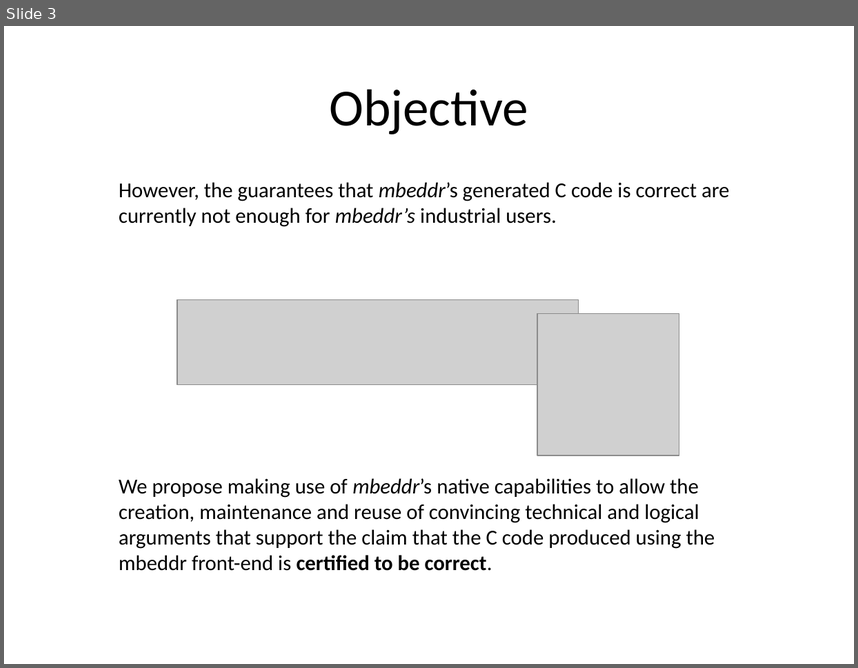
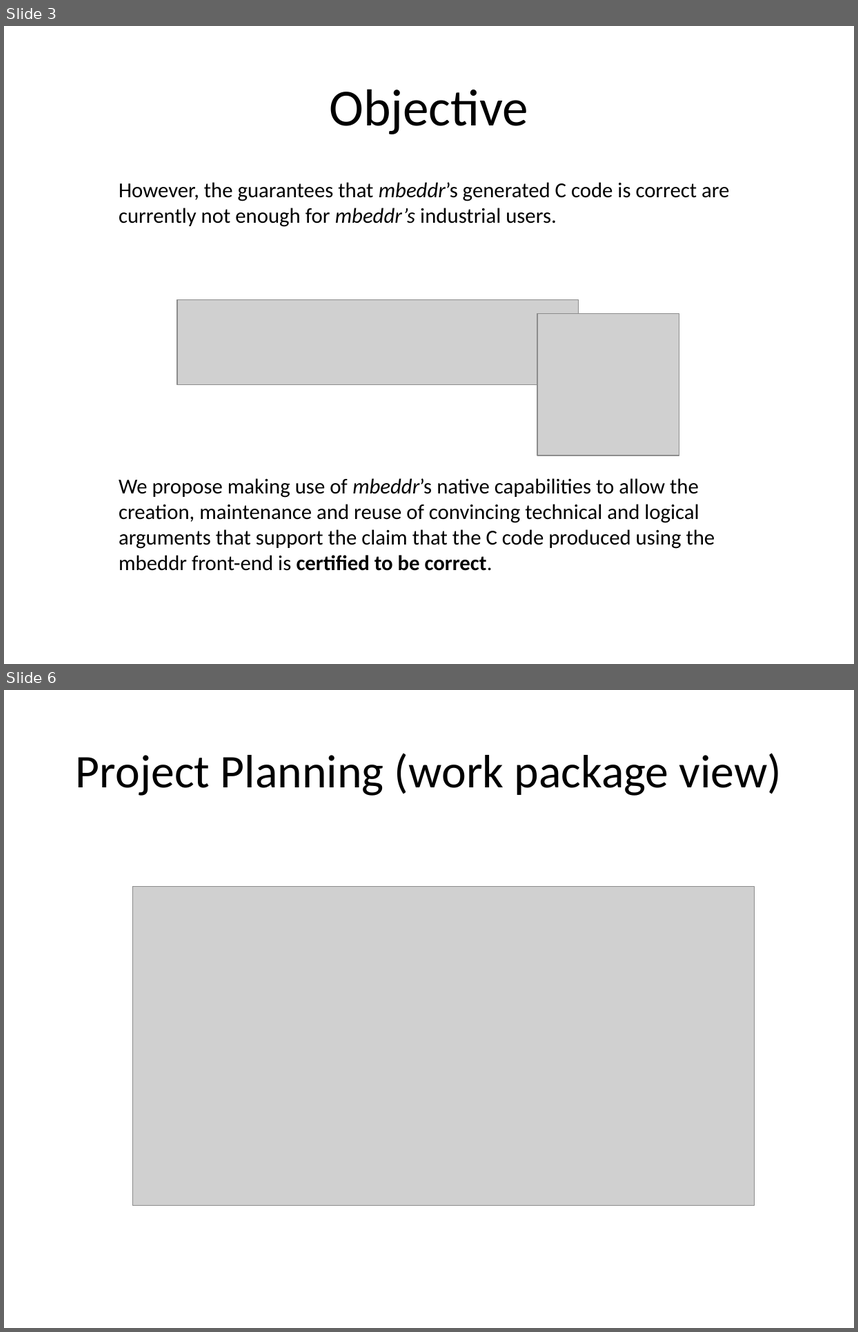
Before and after one commit to levilucio/cert_mbeddr, a slide deck: presentations/cert-mbeddr.pptx. Shown one above the other, each under a label of ours: slide 3 before the commit, slides 3 and 6 after it; the slides between them are not shown. The pictures are 858x668 and 858x1332 pixels, drawn with LibreOffice and Linux fonts; fonts in the diff are those of the drawing; grey boxes stand for pictures. Boxes give left, top, right and bottom in pixels: in the first picture for what was removed or moved away, otherwise in the second. Text is boxed around its words. In the diff, an @@ line names an element or a change of style, - is before the commit and + after.

Commit message:
added project management info

```diff
--- a/presentations/cert-mbeddr.pptx
+++ b/presentations/cert-mbeddr.pptx
@@ slide 6 added at [4, 690, 854, 1328], background #FFFFFF @@
@@ title added at [76, 753, 782, 796], 39.6 pt, text #000000 @@
+Project Planning (work package view)
@@ picture added at [132, 887, 754, 1205] @@
```
Also in this commit, not shown: 3 slides changed, 1 other slide added, 6 other files.
